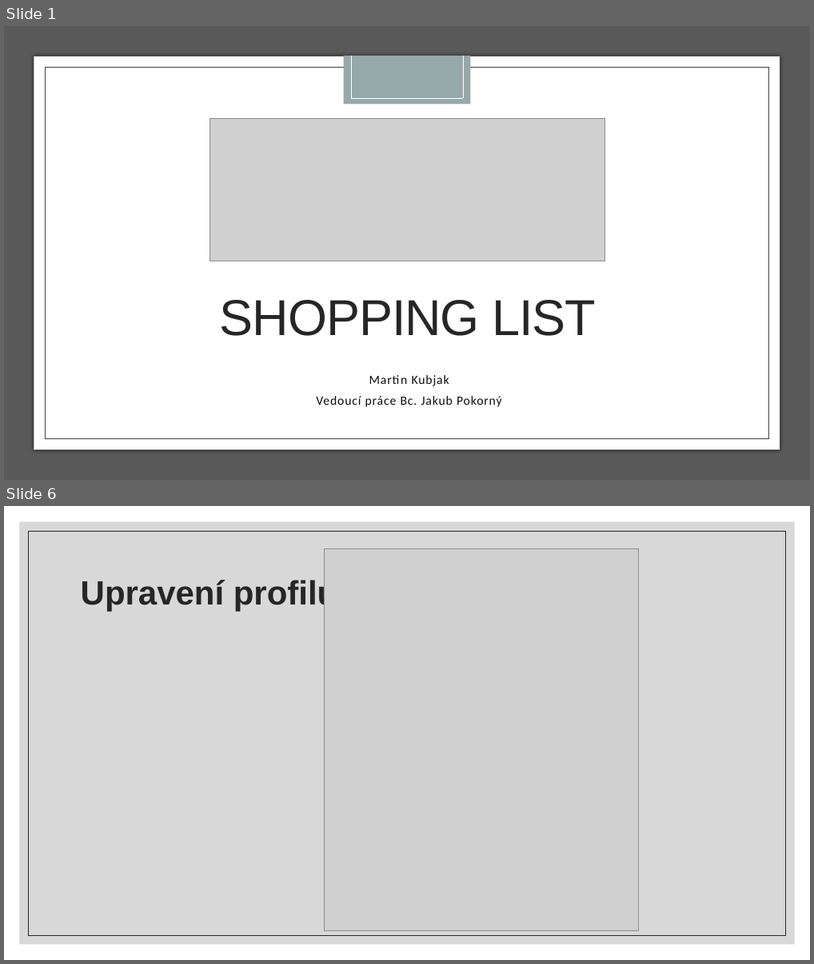
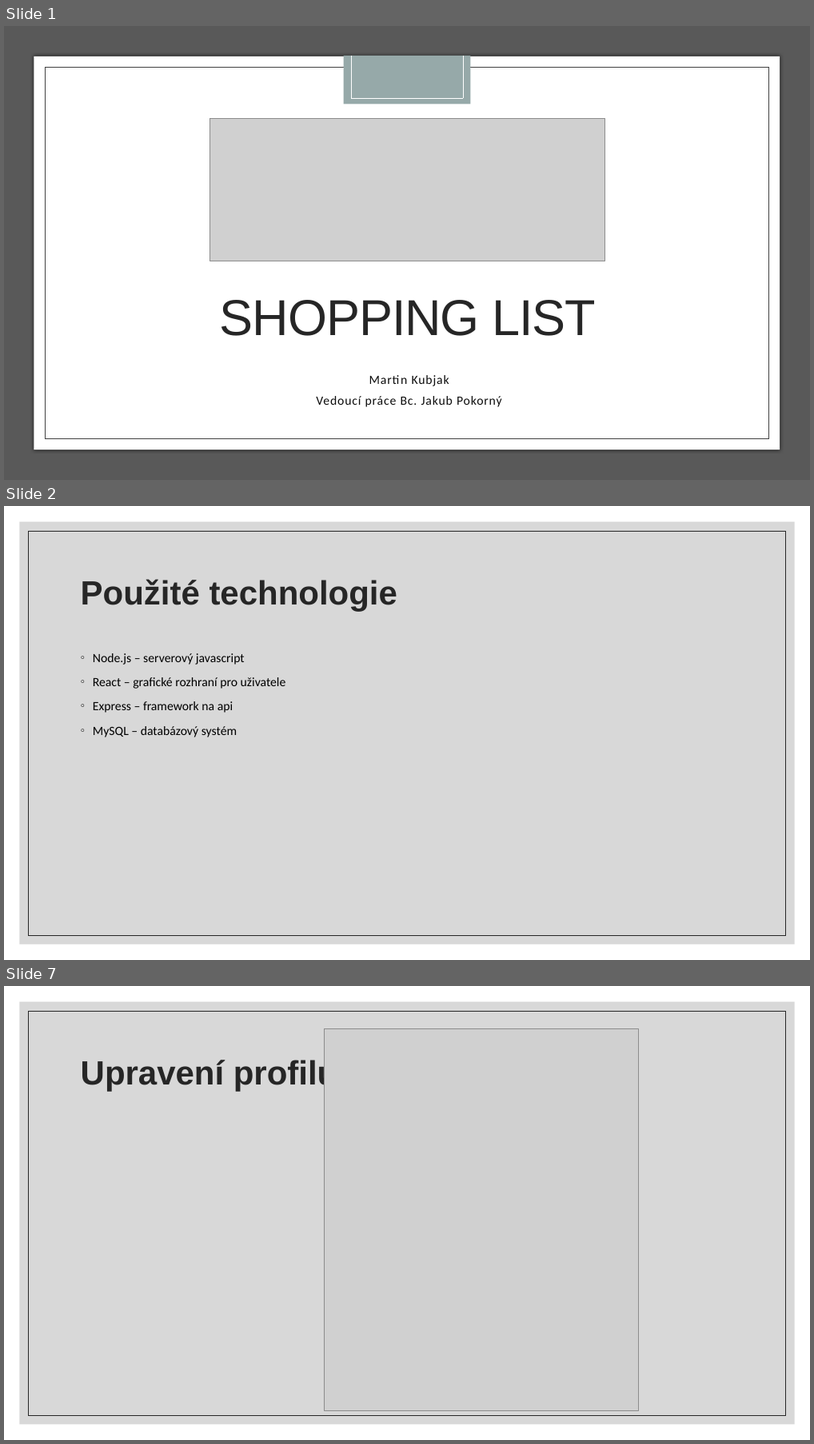
Before and after one commit to Atmaak/rocnikovka, a slide deck: ostatni/prezentace.pptm. Shown one above the other, each under a label of ours: slides 1 and 6 before the commit, slides 1, 2 and 7 after it; the slides between them are not shown. The pictures are 814x964 and 814x1444 pixels, drawn with LibreOffice and Linux fonts; fonts in the diff are those of the drawing; grey boxes stand for pictures. Boxes give left, top, right and bottom in pixels: in the first picture for what was removed or moved away, otherwise in the second. Text is boxed around its words. In the diff, an @@ line names an element or a change of style, - is before the commit and + after.

Commit message:
xd

```diff
--- a/ostatni/prezentace.pptm
+++ b/ostatni/prezentace.pptm
@@ slide 2 added at (x1=4, y1=506, x2=810, y2=960), background #FFFFFF; not listed: 2 template elements that a slide beside it also shows @@
@@ title added at (x1=81, y1=579, x2=398, y2=611), 40 pt, text #262626, bold @@
+Použité technologie
@@ text added at (x1=93, y1=653, x2=286, y2=737), 15 pt, text #000000 @@
+◦ Node.js – serverový javascript
+◦ React – grafické rozhraní pro uživatele
+◦ Express – framework na api
+◦ MySQL – databázový systém
@@ what was slide 6 is now slide 7 @@
```
Also in this commit, not shown: 6 slides changed.
